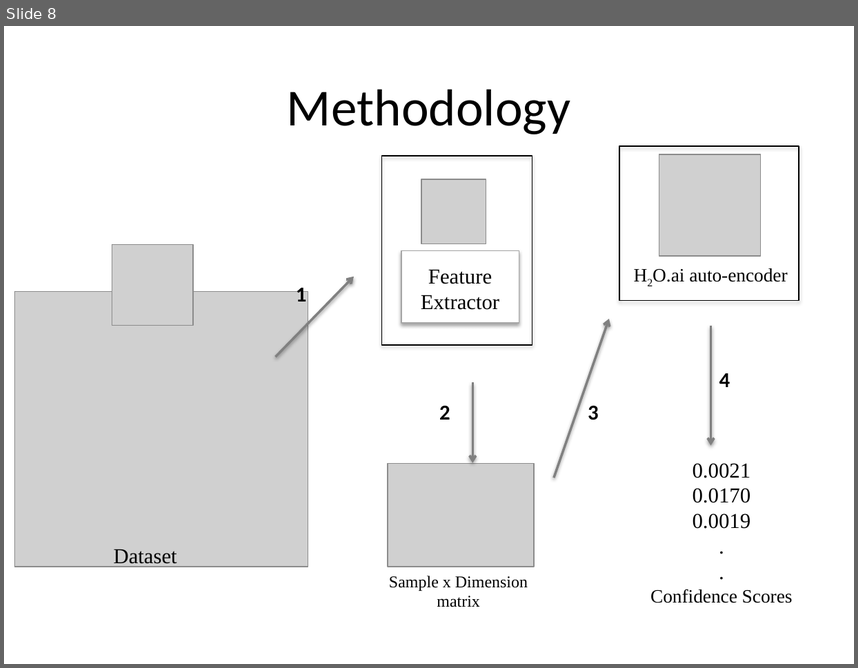
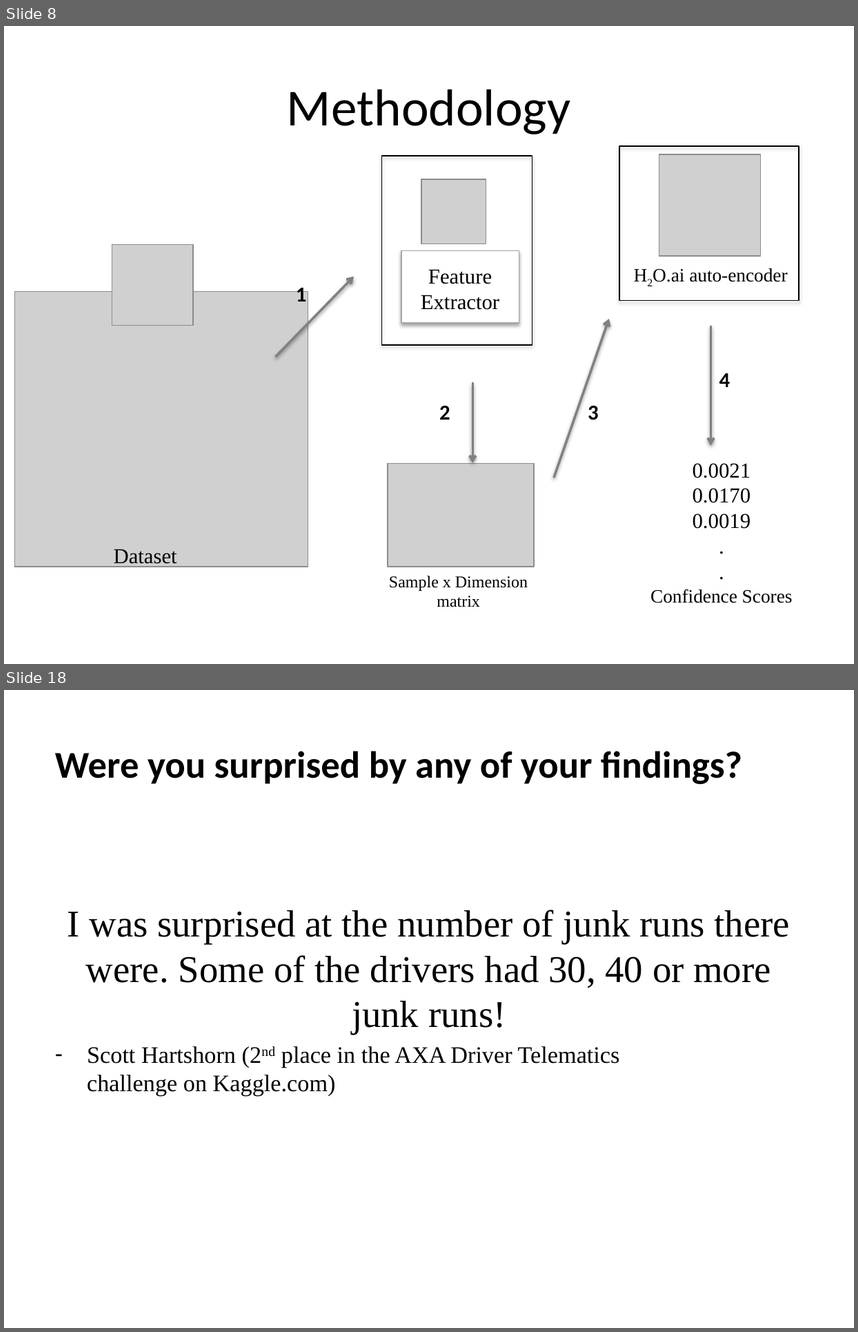
Before and after one commit to peterschrott/axa-driver-telematics, a slide deck: report/02-presentation/presentation.pptx. Shown one above the other, each under a label of ours: slide 8 before the commit, slides 8 and 18 after it; the slides between them are not shown. The pictures are 858x668 and 858x1332 pixels, drawn with LibreOffice and Linux fonts; fonts in the diff are those of the drawing; grey boxes stand for pictures. Boxes give left, top, right and bottom in pixels: in the first picture for what was removed or moved away, otherwise in the second. Text is boxed around its words. In the diff, an @@ line names an element or a change of style, - is before the commit and + after.

```diff
--- a/report/02-presentation/presentation.pptx
+++ b/report/02-presentation/presentation.pptx
@@ slide 18 added at (4, 690, 854, 1328), background #FFFFFF @@
@@ text added at (55, 751, 790, 1096), 32 pt, text #000000 @@
+Were you surprised by any of your findings?
+I was surprised at the number of junk runs there were. Some of the drivers had 30, 40 or more junk runs!
+– Scott Hartshorn (2nd place in the AXA Driver Telematics
+  challenge on Kaggle.com)
```
Also in this commit, not shown: 1 slide changed, 8 other slides added, 1 slide removed.
